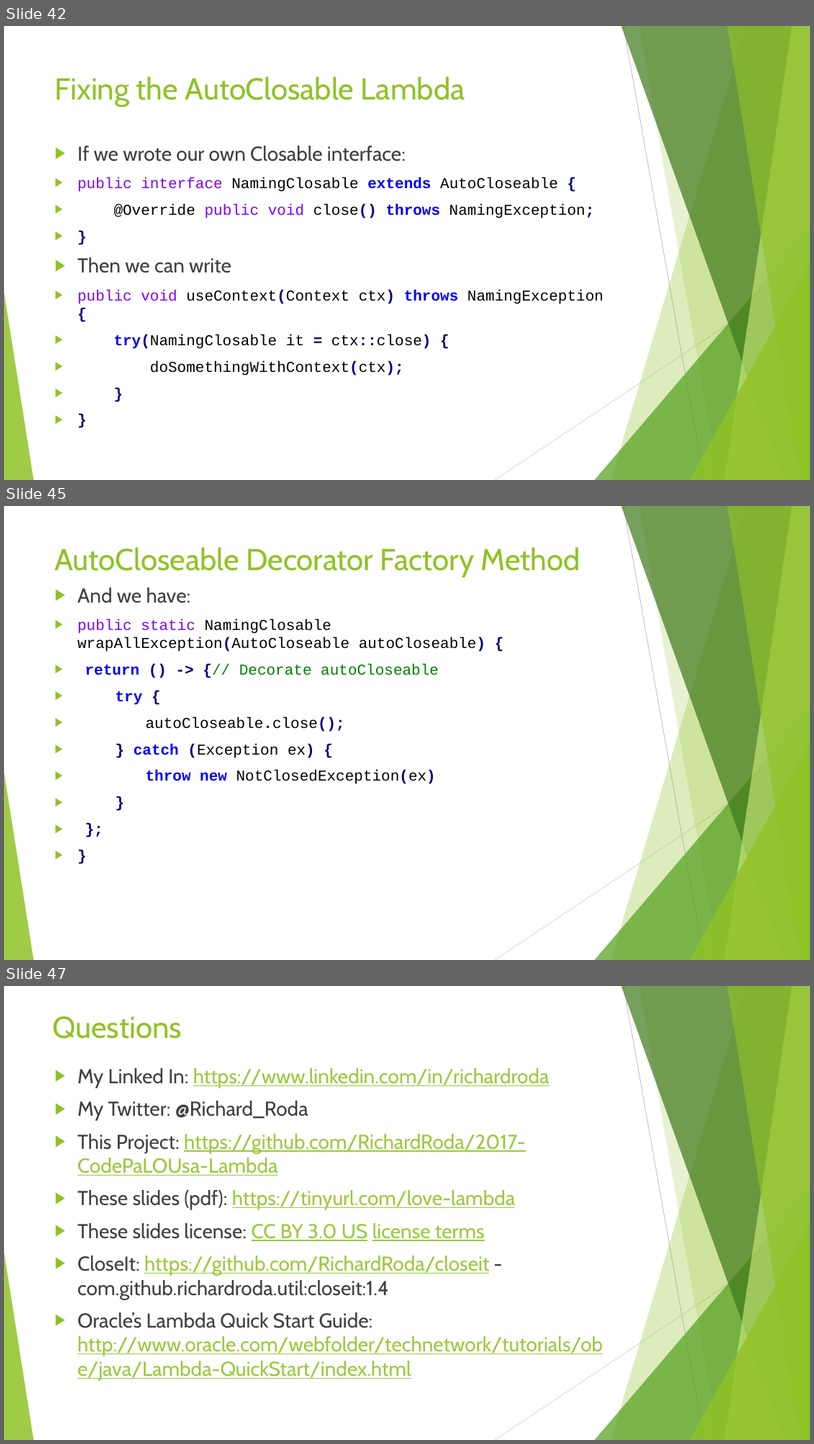
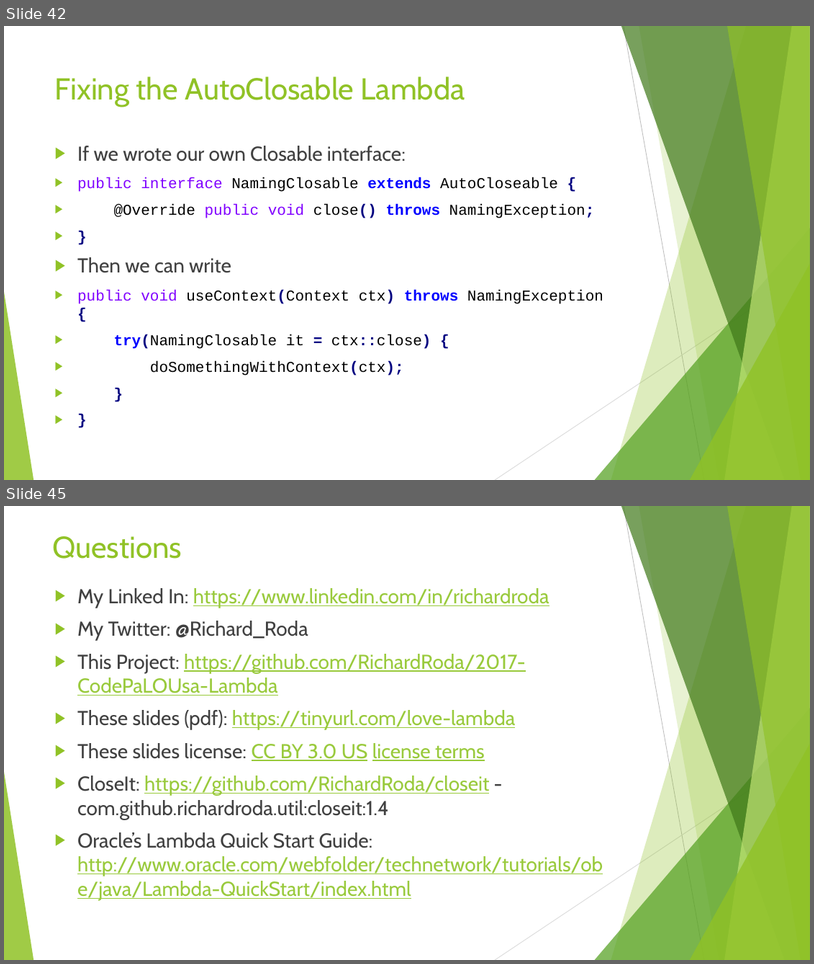
Before and after one commit to RichardRoda/2017-CodePaLOUsa-Lambda, a slide deck: Learning to Love the Lambda in the Stream.pptx. Shown one above the other, each under a label of ours: slides 42, 45 and 47 before the commit, slides 42 and 45 after it; the slides between them are not shown. The pictures are 814x1444 and 814x964 pixels, drawn with LibreOffice and Linux fonts; fonts in the diff are those of the drawing. Boxes give left, top, right and bottom in pixels: in the first picture for what was removed or moved away, otherwise in the second. Text is boxed around its words. In the diff, an @@ line names an element or a change of style, - is before the commit and + after.

Commit message:
Improve the section on AutoClosable.

```diff
--- a/Learning to Love the Lambda in the Stream.pptx
+++ b/Learning to Love the Lambda in the Stream.pptx
@@ slide 45 removed at <box>4,506,810,960</box>, background #FFFFFF; not listed: 10 template elements that a slide beside it also shows @@
@@ title removed at <box>55,547,581,577</box> @@
-AutoCloseable Decorator Factory Method
@@ text removed at <box>77,587,486,784</box> @@
-▶ And we have:
-▶ public static NamingClosable wrapAllException(AutoCloseable autoCloseable) {
-▶ return () -> {// Decorate autoCloseable
-▶ try {
-▶ autoCloseable.close();
-▶ } catch (Exception ex) {
-▶ throw new NotClosedException(ex)
-▶ }
-▶ };
-▶ }
@@ what was slide 47 is now slide 45 @@
```
Also in this commit, not shown: 1 slide changed, 2 slides added, 3 other slides removed, 1 other file.
